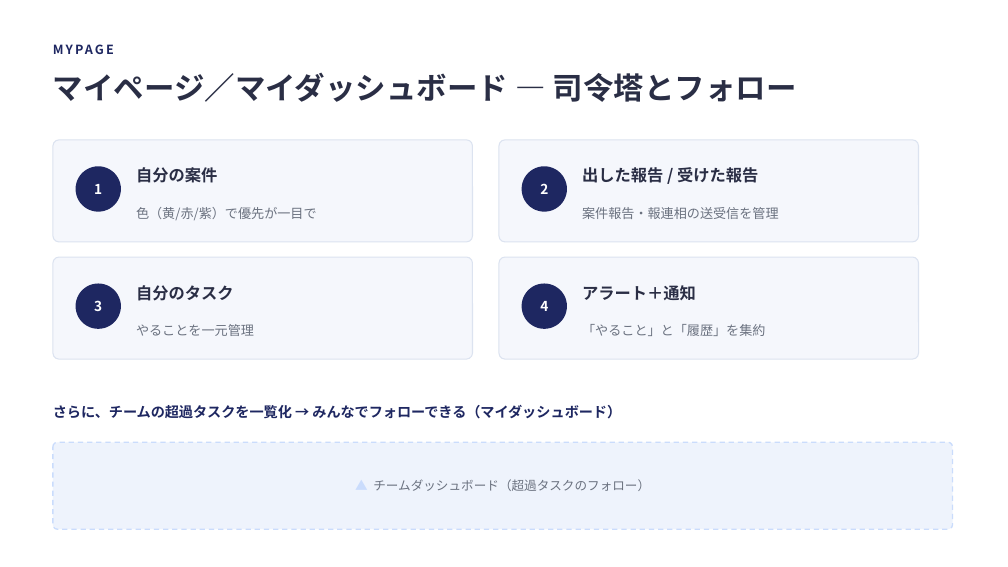
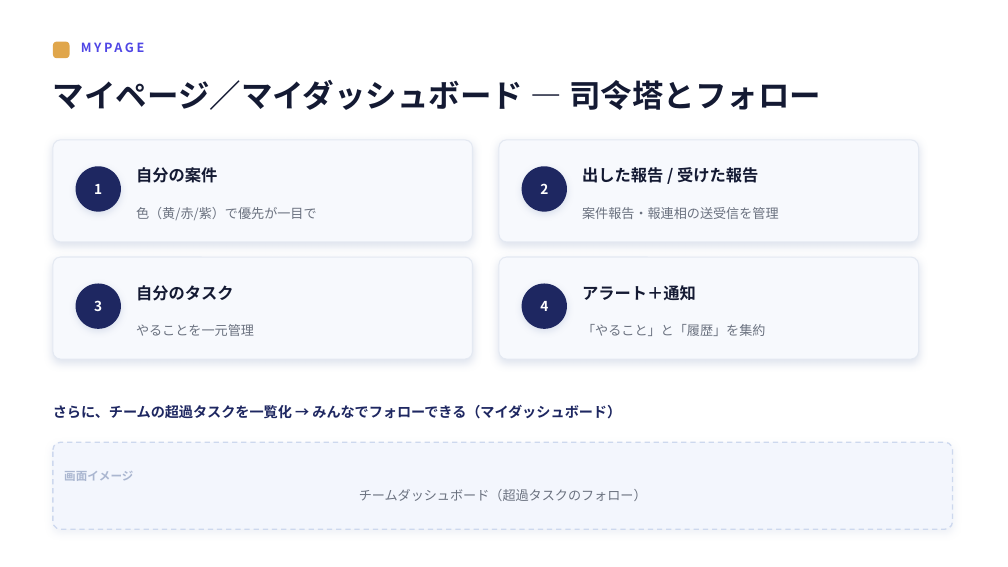
Before and after one commit to IVipcy/SouzokPlatform, a slide deck: slide 16 of docs/新システム移行説明会_rev2.pptx. Drawn at 1008x567 pixels with LibreOffice and Linux fonts; fonts in the diff are those of the drawing. Boxes give left, top, right and bottom in pixels: in the first picture for what was removed or moved away, otherwise in the second. Text is boxed around its words. In the diff, an @@ line names an element or a change of style, - is before the commit and + after.

Commit message:
移行説明会rev2 デザイン刷新：テキスト羅列をやめ、feature系スライドを「番号タイル＋ポイントカード」に。全カードにソフトシャドウ、見出しはゴールドアクセント＋インディゴのキッカー、画面イメージ枠も角丸＋影で整理。共通ヘルパー刷新で全22枚を一括底上げ。

```diff
--- a/docs/新システム移行説明会_rev2.pptx
+++ b/docs/新システム移行説明会_rev2.pptx
@@ rounded rectangle added at <box>53,42,70,58</box>, fill #E0A64B @@
@@ text "MYPAGE": place and size @@
-text "MYPAGE" at <box>53,38,885,60</box>
+text "MYPAGE" at <box>81,34,913,61</box>
@@ text "MYPAGE" at <box>81,34,913,61</box>: text colour #1E2761 to #4F46E5, letter spacing 2 to 2.5 pt @@
@@ text "マイページ／マイダッシュボード — 司令塔とフォロー": place and size @@
-text "マイページ／マイダッシュボード — 司令塔とフォロー" at <box>53,73,797,102</box>
+text "マイページ／マイダッシュボード — 司令塔とフォロー" at <box>53,80,821,110</box>
@@ text "マイページ／マイダッシュボード — 司令塔とフォロー" at <box>53,80,821,110</box>: size 29 to 30 pt, text colour #2A2E45 to #141A33 @@
@@ fill #F5F7FC to #F7F9FD; outline #DCE3F0 1 pt to #E4E9F2 1 pt; shadow on; proportions changed in 4 elements at <box>53,140,473,242</box>, <box>499,140,919,242</box>, <box>53,257,473,359</box>, <box>499,257,919,359</box> @@
@@ shadow on in 4 elements at <box>76,166,121,212</box>, <box>522,166,567,212</box>, <box>76,284,121,329</box>, <box>522,284,567,329</box> @@
@@ text colour #2A2E45 to #141A33 in 4 elements at <box>136,167,217,183</box>, <box>582,167,758,183</box>, <box>136,285,234,301</box>, <box>582,285,696,300</box> @@
@@ rounded rectangle added at <box>53,442,953,529</box>, fill #F3F6FD, outline #CDD8EE 1.25 pt dashed @@
@@ text "画面イメージ チームダッシュボード（超過タスクのフォロー）": place and size @@
-text "画面イメージ チームダッシュボード（超過タスクのフォロー）" at <box>53,442,953,529</box>
+text "画面イメージ チームダッシュボード（超過タスクのフォロー）" at <box>64,471,647,501</box>
@@ text "画面イメージ チームダッシュボード（超過タスクのフォロー）" at <box>64,471,647,501</box>: fill #EEF3FC to none; outline #CADCFC 1.25 pt dashed to none @@
@@ text at <box>64,471,647,501</box>: text changed; size 12 to 12.5 pt @@
-▲ チームダッシュボード（超過タスクのフォロー）
+画面イメージ
+チームダッシュボード（超過タスクのフォロー）
```
Also in this commit, not shown: 21 other slides changed.
